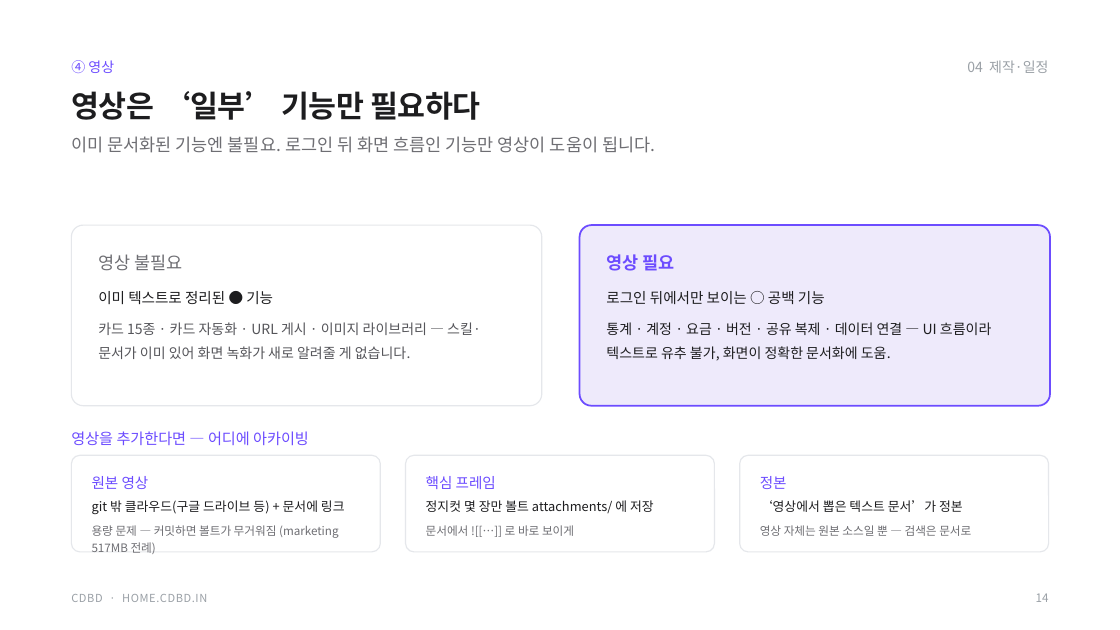
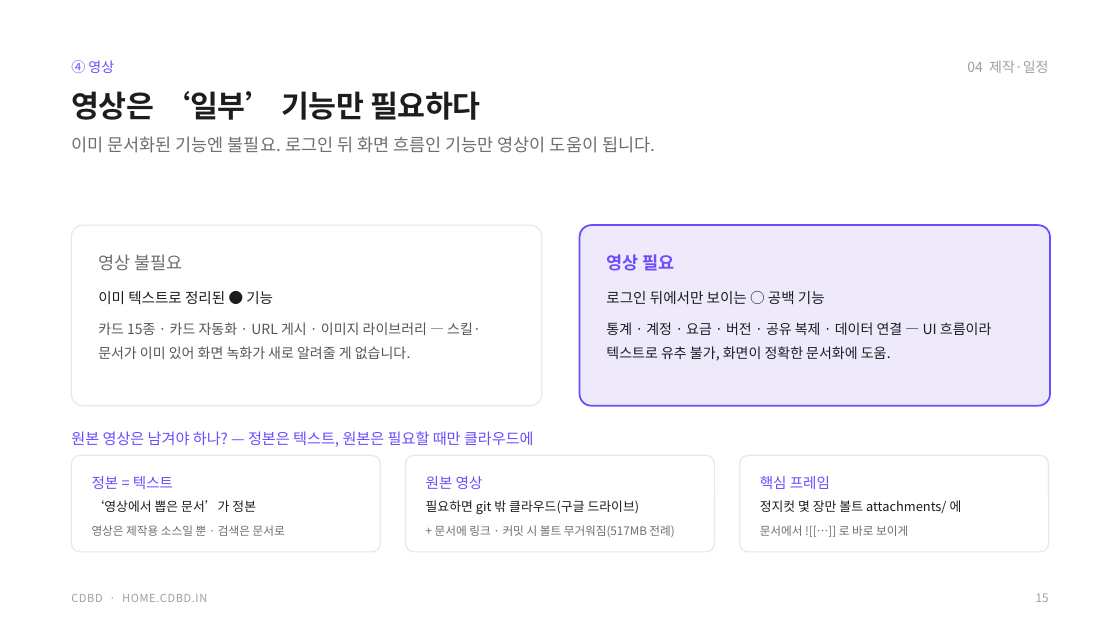
Before and after one commit to CdBd-in/design, a slide deck: slide 16 of CdBd 기능 문서 구조 설계.pptx (slide 15 before the commit). Drawn at 1120x630 pixels with LibreOffice and Linux fonts; fonts in the diff are those of the drawing. Boxes give left, top, right and bottom in pixels: in the first picture for what was removed or moved away, otherwise in the second. Text is boxed around its words. In the diff, an @@ line names an element or a change of style, - is before the commit and + after.

```diff
--- a/CdBd 기능 문서 구조 설계.pptx
+++ b/CdBd 기능 문서 구조 설계.pptx
@@ text at (71,431,534,447): text changed @@
-영상을 추가한다면 — 어디에 아카이빙
+원본 영상은 남겨야 하나? — 정본은 텍스트, 원본은 필요할 때만 클라우드에
@@ text at (92,476,173,489): text changed @@
-원본 영상
+정본 = 텍스트
@@ text at (426,476,483,489): text changed @@
-핵심 프레임
+원본 영상
@@ text at (760,476,830,489): text changed @@
-정본
+핵심 프레임
@@ text at (92,500,256,512): text changed @@
-git 밖 클라우드(구글 드라이브 등) + 문서에 링크
+‘영상에서 뽑은 문서’가 정본
@@ text at (426,500,640,514): text changed @@
-정지컷 몇 장만 볼트 attachments/ 에 저장
+필요하면 git 밖 클라우드(구글 드라이브)
@@ text at (760,500,962,513): text changed @@
-‘영상에서 뽑은 텍스트 문서’가 정본
+정지컷 몇 장만 볼트 attachments/ 에
@@ text at (92,525,285,536): text changed @@
-용량 문제 — 커밋하면 볼트가 무거워짐 (marketing 517MB 전례)
+영상은 제작용 소스일 뿐 · 검색은 문서로
@@ text at (435,525,674,537): text changed @@
-문서에서 ![[…]] 로 바로 보이게
++ 문서에 링크 · 커밋 시 볼트 무거워짐(517MB 전례)
@@ text at (760,525,908,536): text changed @@
-영상 자체는 원본 소스일 뿐 — 검색은 문서로
+문서에서 ![[…]] 로 바로 보이게
@@ text at (1036,593,1049,602): text changed @@
-14
+15
```
Also in this commit, not shown: 2 other slides changed, 2 slides added, 1 slide removed, 1 other file.
